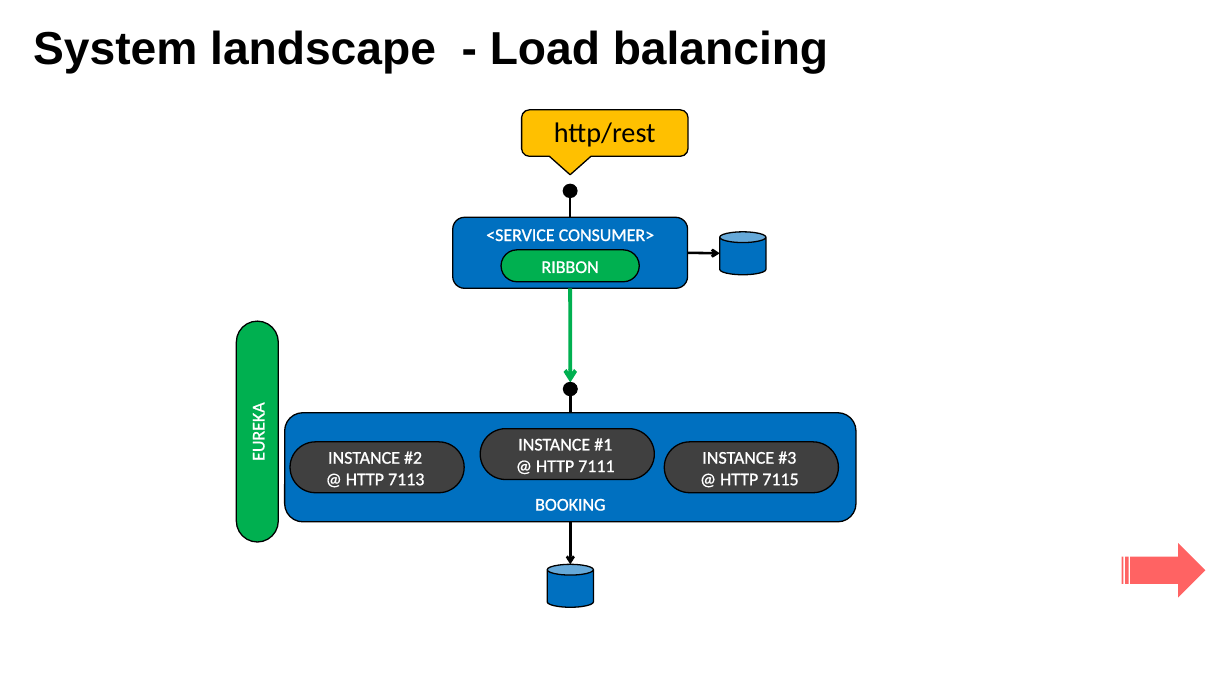
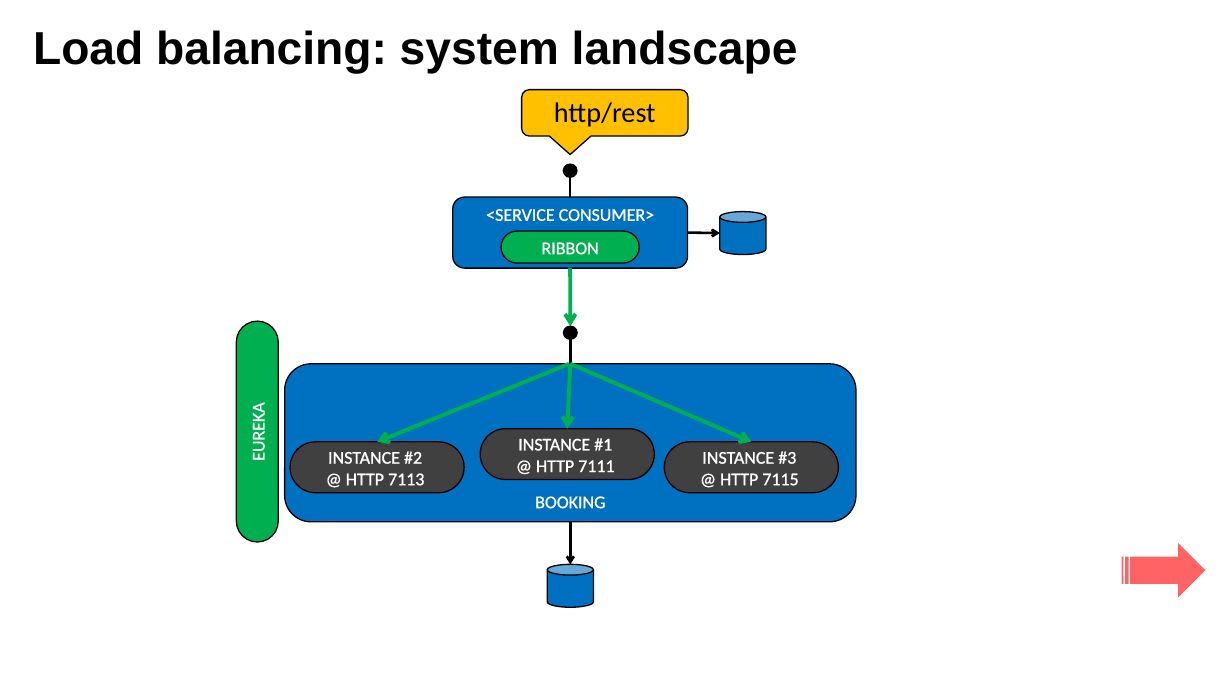
Before and after one commit to lbennardis/microS_code2016_DOCS, a slide deck: slide 41 of luigiBennardisMicroservices.pptx (slide 39 before the commit). Drawn at 1232x693 pixels with LibreOffice and Linux fonts; fonts in the diff are those of the drawing; background and template pictures are left out. Boxes give left, top, right and bottom in pixels: in the first picture for what was removed or moved away, otherwise in the second. Text is boxed around its words. In the diff, an @@ line names an element or a change of style, - is before the commit and + after.

```diff
--- a/luigiBennardisMicroservices.pptx
+++ b/luigiBennardisMicroservices.pptx
@@ title at (33,30,798,74): text changed @@
-System landscape - Load balancing
+Load balancing: system landscape
@@ 2 rounded rectangles, 1 rounded speech box, 1 line, 1 cylinder, 1 ellipse, 1 arrow: place and size @@
-2 rounded rectangles, 1 rounded speech box, 1 line, 1 cylinder, 1 ellipse, 1 arrow at (453,110,766,288)
+2 rounded rectangles, 1 rounded speech box, 1 line, 1 cylinder, 1 ellipse, 1 arrow at (453,90,766,268)
@@ arrow moved from (570, 288) - (570, 382) to (570, 268) - (570, 326) @@
@@ ellipse: place and size @@
-ellipse at (564,382,577,396)
+ellipse at (564,326,577,340)
@@ line moved from (570, 413) - (570, 395) to (570, 364) - (570, 339) @@
@@ rounded rectangle "BOOKING": place and size @@
-rounded rectangle "BOOKING" at (285,413,856,522)
+rounded rectangle "BOOKING" at (285,364,856,522)
@@ arrow added from (569, 364) to (377, 442), #00B050 6 pt @@
@@ arrow added from (570, 364) to (567, 429), #00B050 6 pt @@
@@ arrow added from (570, 364) to (751, 442), #00B050 6 pt @@
```
Also in this commit, not shown: 5 other slides changed, 2 slides added, 1 other file.
